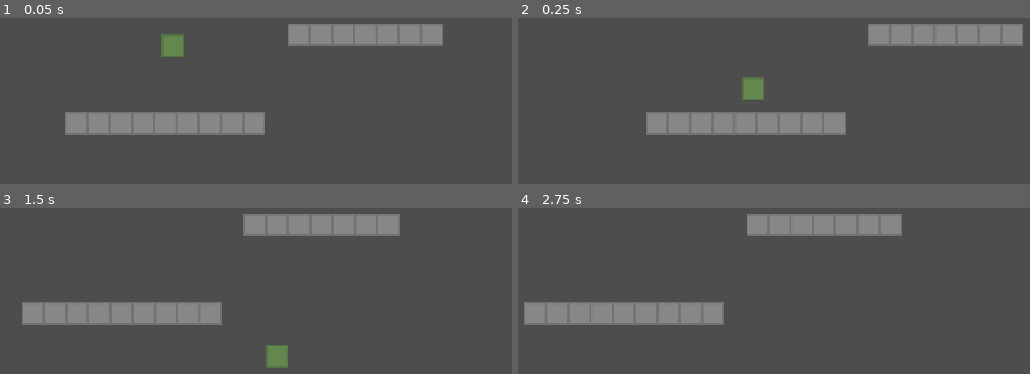
Above: before the commit, frames 1-4 (two rows, left to right).
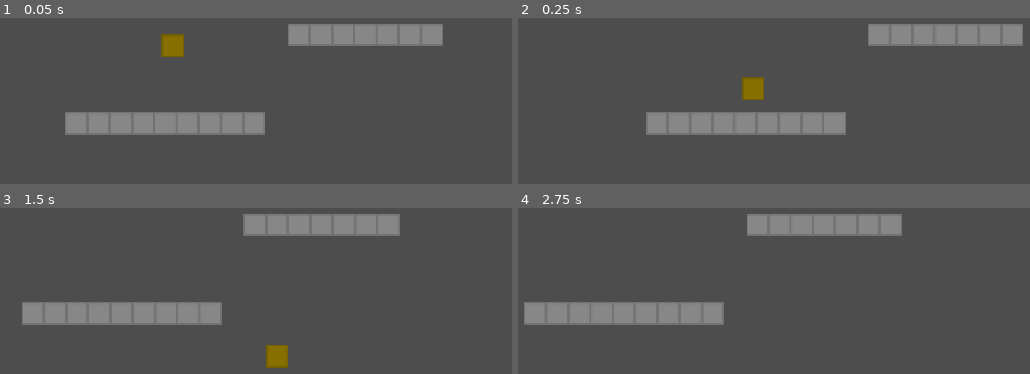
Above: after the commit, the same moments.

Repository: JumbledOne/RPHGameProject
Game: Godot game, scene res://scripts/player/player_test_scene.tscn
Same seed, same stepped clock (60 frames per second), same inputs: the game is played once before the commit and once after it. This scene is started directly instead of the project's main scene.
Inputs:
- Up to frame 1 (0.05 s): no input
- Up to frame 2 (0.25 s): no input
- Up to frame 3 (1.5 s): hold I (sprint) 0.53-1.28 s; hold D (right) from 0.53 s (still down); tap Space (jump) at 0.77 s; tap I (sprint) at 1.35 s
- Up to frame 4 (2.75 s): tap Space (jump) at 1.52 s; tap Enter at 2 s; release D (right) at 2.03 s; hold A (left) from 2.03 s (still down); hold I (sprint) from 2.03 s (still down)

The runs differ from the first frame. In frame 1, 0.6% of the frame differs, in the area x 31-36%, y 9-24%; in frame 2, 0.6%; in frame 3, 0.6%; in frame 4, nothing differs.

Commit message:
Added run effects

Diff:
--- a/src/scripts/player/classes/platformer_entity.gd
+++ b/src/scripts/player/classes/platformer_entity.gd
@@ -114,6 +114,11 @@
 	_last_on_floor = Time.get_ticks_msec()
 
 # # # # # # # # # # # #
+# Getters
+func get_is_sprinting() -> bool:
+	return _is_sprinting
+
+# # # # # # # # # # # #
 # Helpers
 func _get_seconds_since(time_msec: float) -> float:
 	return (Time.get_ticks_msec() - time_msec) / 1000
--- a/src/scripts/player/player_model/player_model.gd
+++ b/src/scripts/player/player_model/player_model.gd
@@ -2,8 +2,11 @@
 
 @onready var player: PlatformerEntity = $".."
 
+@onready var run_particles: CPUParticles2D = $RunParticles
+
 func _ready() -> void:
-	player.sprint_changed.connect(_on_sprint_changed)
+	pass
+	#player.sprint_changed.connect(_on_sprint_changed)
 
-func _on_sprint_changed():
-	pass
+func _process(delta: float) -> void:
+	run_particles.emitting = player.get_is_sprinting() and player.is_on_floor()
--- a/src/scripts/player/player_model/player_model.tscn
+++ b/src/scripts/player/player_model/player_model.tscn
@@ -3,8 +3,25 @@
 [ext_resource type="Texture2D" uid="uid://ciaxb2mesyvra" path="res://assets/sprites/test_square.png" id="1_6qb8h"]
 [ext_resource type="Script" uid="uid://byanhy0cletsr" path="res://scripts/player/player_model/player_model.gd" id="1_mifw2"]
 
+[sub_resource type="Curve" id="Curve_2n7ho"]
+_data = [Vector2(0, 0), 0.0, 2.9389353, 0, 0, Vector2(0.65745854, 1), 0.0, 0.0, 0, 0, Vector2(1, 0), -6.3152, 0.0, 0, 0]
+point_count = 3
+
 [node name="PlayerModel" type="Node2D" unique_id=566320765]
 script = ExtResource("1_mifw2")
 
 [node name="Sprite2D" type="Sprite2D" parent="." unique_id=2097157448]
+modulate = Color(1, 0.8333334, 0, 1)
 texture = ExtResource("1_6qb8h")
+
+[node name="RunParticles" type="CPUParticles2D" parent="." unique_id=2097198909]
+position = Vector2(0, 16)
+lifetime = 0.5
+direction = Vector2(1, -1)
+spread = 90.0
+gravity = Vector2(0, 0)
+initial_velocity_min = 32.0
+initial_velocity_max = 64.0
+scale_amount_min = 2.0
+scale_amount_max = 4.0
+scale_amount_curve = SubResource("Curve_2n7ho")
--- a/src/scripts/player/player_test_scene.tscn
+++ b/src/scripts/player/player_test_scene.tscn
@@ -22,7 +22,6 @@
 tile_set = SubResource("TileSet_so2s4")
 
 [node name="Player" parent="." unique_id=1043310607 instance=ExtResource("2_63nit")]
-modulate = Color(0.74100006, 1, 0.58000004, 1)
 position = Vector2(155, -99)
 walk_time_to_full_speed = 0.2
 sprint_speed = 256.0
